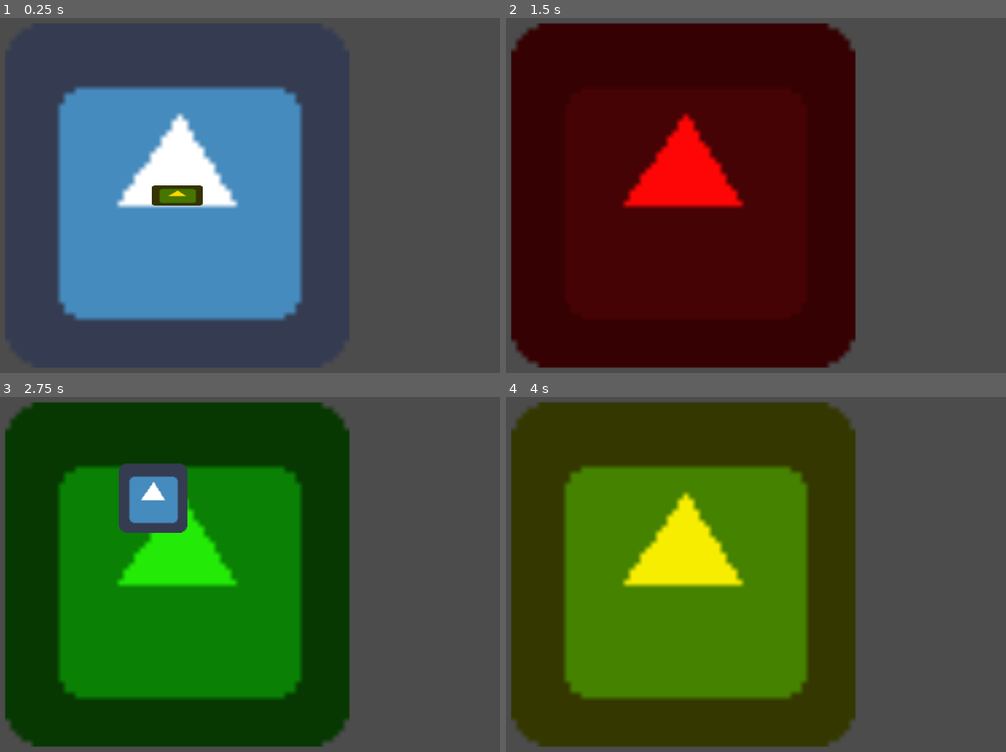
Above: before the commit, frames 1-4 (two rows, left to right).
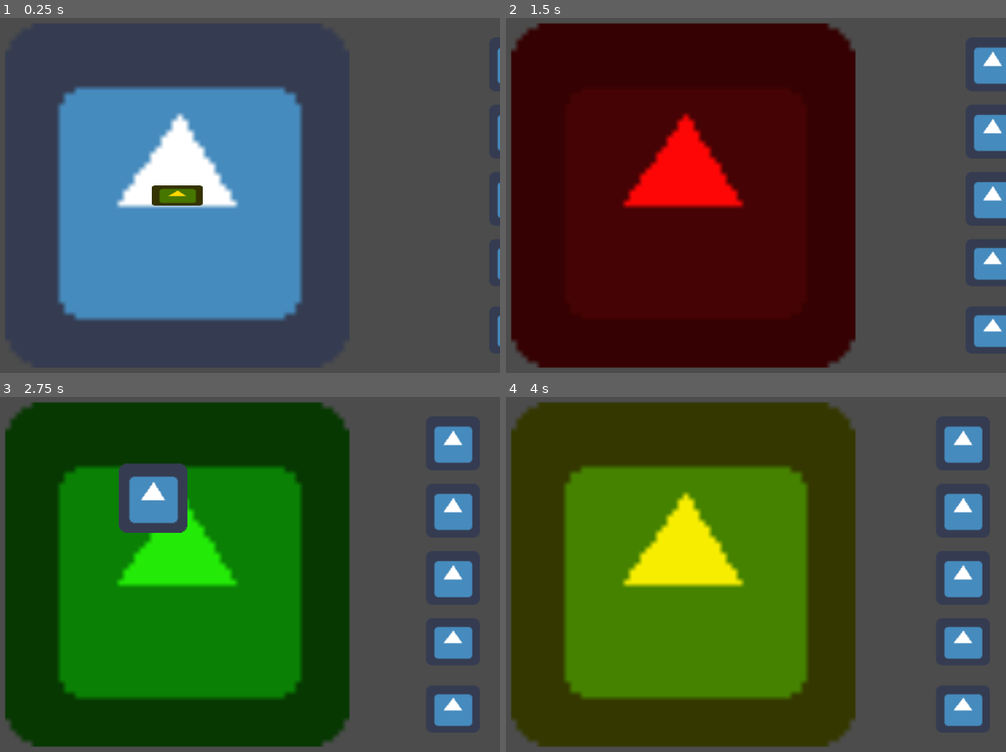
Above: after the commit, the same moments.

Repository: bemain/game-jam-2022w8
Game: Godot game, scene res://World.tscn
The game is run twice, just before and just after one commit, with the same random seed, the same clock (stepped at 60 frames per second) and the same inputs. The engine's default icon, where the game draws it, is replaced by a stand-in: a white triangle on a blue panel in a dark square.
Inputs (mouse positions are in pixels of both pictures, inside the frame that each line leads up to):
- Up to frame 1 (0.25 s): no input
- Up to frame 2 (1.5 s): tap Enter at 0.5 s; hold Right (ui_right) 0.53-1.28 s; tap I at 0.6, 1.35 s; click (681, 195) at 0.67 s; move the mouse to (556, 213) at 1.27 s; hold Down (ui_down) from 1.28 s (still down)
- Up to frame 3 (2.75 s): tap Space at 2 s; move the mouse to (240, 492) at 2.02 s; release Down (ui_down) at 2.03 s; hold Right (ui_right) from 2.03 s (still down); tap I at 2.1 s
- Up to frame 4 (4 s): move the mouse to (661, 499) at 2.77 s; release Right (ui_right) at 2.78 s; hold Up (ui_up) 2.78-3.53 s; tap I at 2.85, 3.6 s; click (661, 499) at 2.92 s; tap Enter at 3.5 s; move the mouse to (876, 627) at 3.52 s; hold Left (ui_left) from 3.53 s (still down)

The runs differ from the first frame. In frame 1, 0.2% of the frame differs, in the area x 99-100%, y 8-93%; in frame 2, 3.2%; in frame 3, 3.8%, in the area x 86-95%, y 8-93%; in frame 4, 3.8%.

Commit message:
add inventory ui

Diff:
--- /dev/null
+++ b/Inventory.gd
@@ -0,0 +1,47 @@
+extends Control
+
+
+# Declare member variables here. Examples:
+# var a = 2
+# var b = "text"
+
+var hideTimer = -1
+var shown :bool = true
+
+export(Array, String) var invContents = []
+
+
+# Called when the node enters the scene tree for the first time.
+func _ready():
+	hide()
+
+func _process(delta):
+	# Automatically hide inventory
+	# Set hideTimer to the time you want to wait before hiding (seconds)
+	# Set hideTimer to -1 to disable
+	if hideTimer > -1:
+		hideTimer -= delta
+		if hideTimer <= 0:
+			hide()
+			hideTimer = -1
+
+func _input(event):
+	if event is InputEventKey and event.is_pressed() and not event.is_echo():
+		print("key", event.scancode)
+		if event.scancode == KEY_I:
+			print("i")
+			toggle()
+
+func show():
+	get_node("InventoryAnimator").play_backwards("in-out")
+	shown = true
+
+func hide():
+	get_node("InventoryAnimator").play("in-out")
+	shown = false
+
+func toggle():
+	if shown:
+		hide()
+	else:
+		show()
--- a/World.tscn
+++ b/World.tscn
@@ -1,14 +1,126 @@
-[gd_scene load_steps=3 format=2]
+[gd_scene load_steps=6 format=2]
 
 [ext_resource path="res://Rooms/Room_Test.tscn" type="PackedScene" id=1]
 [ext_resource path="res://Camera.gd" type="Script" id=2]
+[ext_resource path="res://icon.png" type="Texture" id=3]
+[ext_resource path="res://Inventory.gd" type="Script" id=4]
+
+[sub_resource type="Animation" id=1]
+resource_name = "in-out"
+length = 0.4
+tracks/0/type = "value"
+tracks/0/path = NodePath("Camera/Inventory:margin_left")
+tracks/0/interp = 1
+tracks/0/loop_wrap = true
+tracks/0/imported = false
+tracks/0/enabled = true
+tracks/0/keys = {
+"times": PoolRealArray( 0, 0.4 ),
+"transitions": PoolRealArray( 1, 1 ),
+"update": 0,
+"values": [ 720.0, 1020 ]
+}
+tracks/1/type = "value"
+tracks/1/path = NodePath("Camera/Inventory:margin_right")
+tracks/1/interp = 1
+tracks/1/loop_wrap = true
+tracks/1/imported = false
+tracks/1/enabled = true
+tracks/1/keys = {
+"times": PoolRealArray( 0, 0.4 ),
+"transitions": PoolRealArray( 1, 1 ),
+"update": 0,
+"values": [ 920, 1220 ]
+}
 
 [node name="World" type="Node2D"]
 
 [node name="Room_Test" parent="." instance=ExtResource( 1 )]
-script = null
 
 [node name="Camera" type="Camera2D" parent="."]
 current = true
 zoom = Vector2( 2, 2 )
 script = ExtResource( 2 )
+
+[node name="Inventory" type="Control" parent="Camera"]
+anchor_left = 1.0
+anchor_top = 0.5
+anchor_right = 1.0
+anchor_bottom = 0.5
+margin_left = 720.0
+margin_top = -500.0
+margin_right = 920.0
+margin_bottom = 500.0
+script = ExtResource( 4 )
+__meta__ = {
+"_edit_use_anchors_": false
+}
+
+[node name="Inv1" type="TextureRect" parent="Camera/Inventory"]
+anchor_left = 0.5
+anchor_right = 0.5
+margin_left = -80.0
+margin_top = 30.0
+margin_right = 80.0
+margin_bottom = 190.0
+texture = ExtResource( 3 )
+stretch_mode = 1
+__meta__ = {
+"_edit_use_anchors_": false
+}
+
+[node name="Inv2" type="TextureRect" parent="Camera/Inventory"]
+anchor_left = 0.5
+anchor_right = 0.5
+margin_left = -80.0
+margin_top = 230.0
+margin_right = 80.0
+margin_bottom = 390.0
+texture = ExtResource( 3 )
+stretch_mode = 1
+__meta__ = {
+"_edit_use_anchors_": false
+}
+
+[node name="Inv3" type="TextureRect" parent="Camera/Inventory"]
+anchor_left = 0.5
+anchor_right = 0.5
+margin_left = -80.0
+margin_top = 430.0
+margin_right = 80.0
+margin_bottom = 590.0
+texture = ExtResource( 3 )
+stretch_mode = 1
+__meta__ = {
+"_edit_use_anchors_": false
+}
+
+[node name="Inv4" type="TextureRect" parent="Camera/Inventory"]
+anchor_left = 0.5
+anchor_right = 0.5
+margin_left = -80.0
+margin_top = 630.0
+margin_right = 80.0
+margin_bottom = 770.0
+texture = ExtResource( 3 )
+stretch_mode = 1
+__meta__ = {
+"_edit_use_anchors_": false
+}
+
+[node name="Inv5" type="TextureRect" parent="Camera/Inventory"]
+anchor_left = 0.5
+anchor_right = 0.5
+margin_left = -80.0
+margin_top = 830.0
+margin_right = 80.0
+margin_bottom = 970.0
+texture = ExtResource( 3 )
+stretch_mode = 1
+__meta__ = {
+"_edit_use_anchors_": false
+}
+
+[node name="InventoryAnimator" type="AnimationPlayer" parent="Camera/Inventory"]
+root_node = NodePath("../../..")
+anims/in-out = SubResource( 1 )
